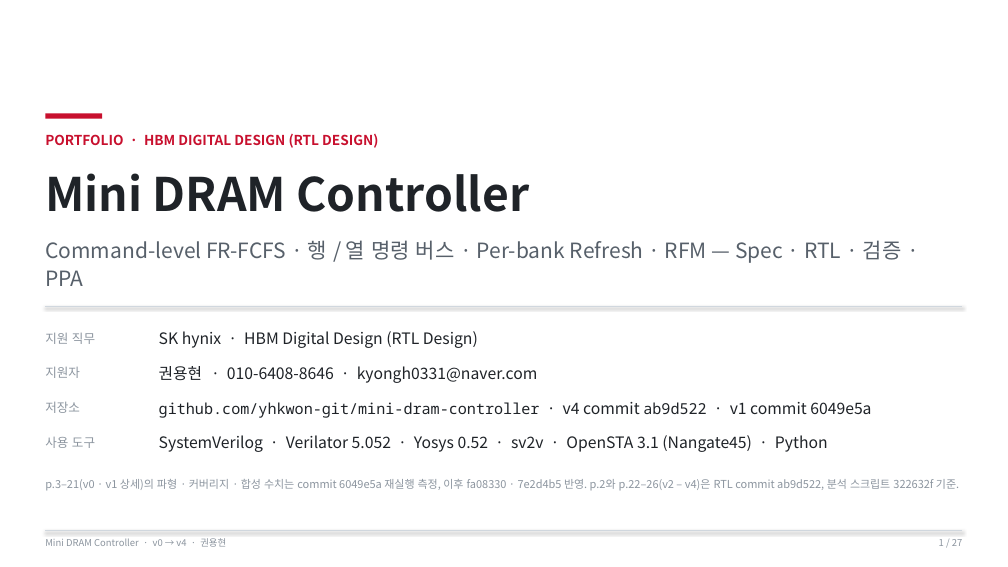
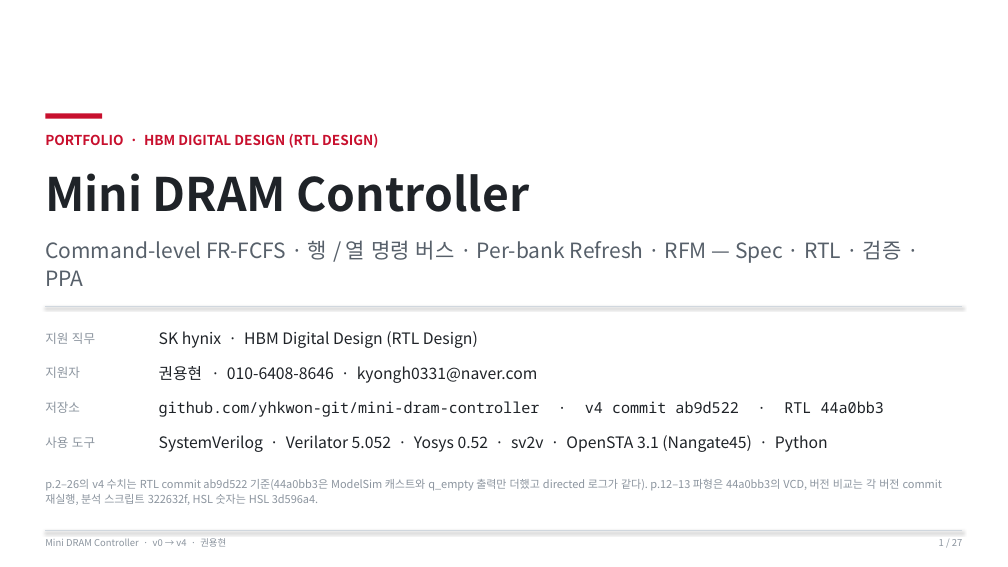
Before and after one commit to yhkwon-git/mini-dram-controller, a slide deck: slide 1 of portfolio-deck/MiniDramController_Portfolio.pptx. Drawn at 1008x567 pixels with LibreOffice and Linux fonts; fonts in the diff are those of the drawing. Boxes give left, top, right and bottom in pixels: in the first picture for what was removed or moved away, otherwise in the second. Text is boxed around its words. In the diff, an @@ line names an element or a change of style, - is before the commit and + after.

```diff
--- a/portfolio-deck/MiniDramController_Portfolio.pptx
+++ b/portfolio-deck/MiniDramController_Portfolio.pptx
@@ text at (159,401,884,417): text changed @@
-github.com/yhkwon-git/mini-dram-controller · v4 commit ab9d522 · v1 commit 6049e5a
+github.com/yhkwon-git/mini-dram-controller · v4 commit ab9d522 · RTL 44a0bb3
@@ text at (45,479,942,505): text changed @@
-p.3–21(v0 · v1 상세)의 파형 · 커버리지 · 합성 수치는 commit 6049e5a 재실행 측정, 이후 fa08330 · 7e2d4b5 반영. p.2와 p.22–26(v2 – v4)은 RTL commit ab9d522, 분석 스크립트 322632f 기준.
+p.2–26의 v4 수치는 RTL commit ab9d522 기준(44a0bb3은 ModelSim 캐스트와 q_empty 출력만 더했고 directed 로그가 같다). p.12–13 파형은 44a0bb3의 VCD, 버전 비교는 각 버전 commit 재실행, 분석 스크립트 322632f, HSL 숫자는 HSL 3d596a4.
```
Also in this commit, not shown: 1 other slide changed, 19 slides added, 19 slides removed, 5 other files.
